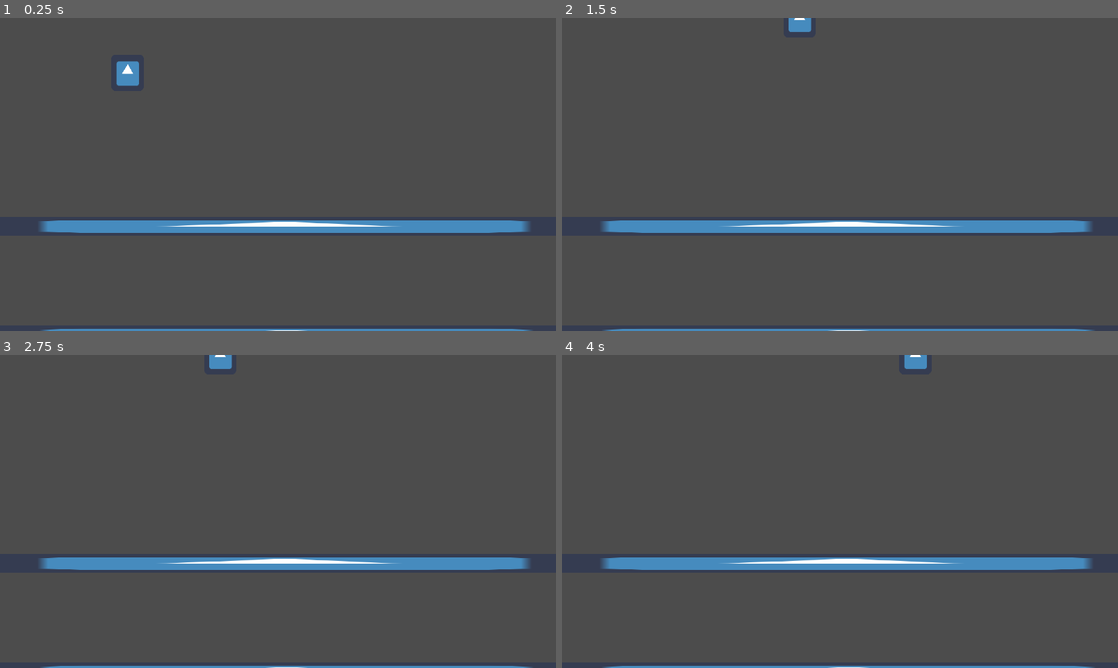
Above: before the commit, frames 1-4 (two rows, left to right).
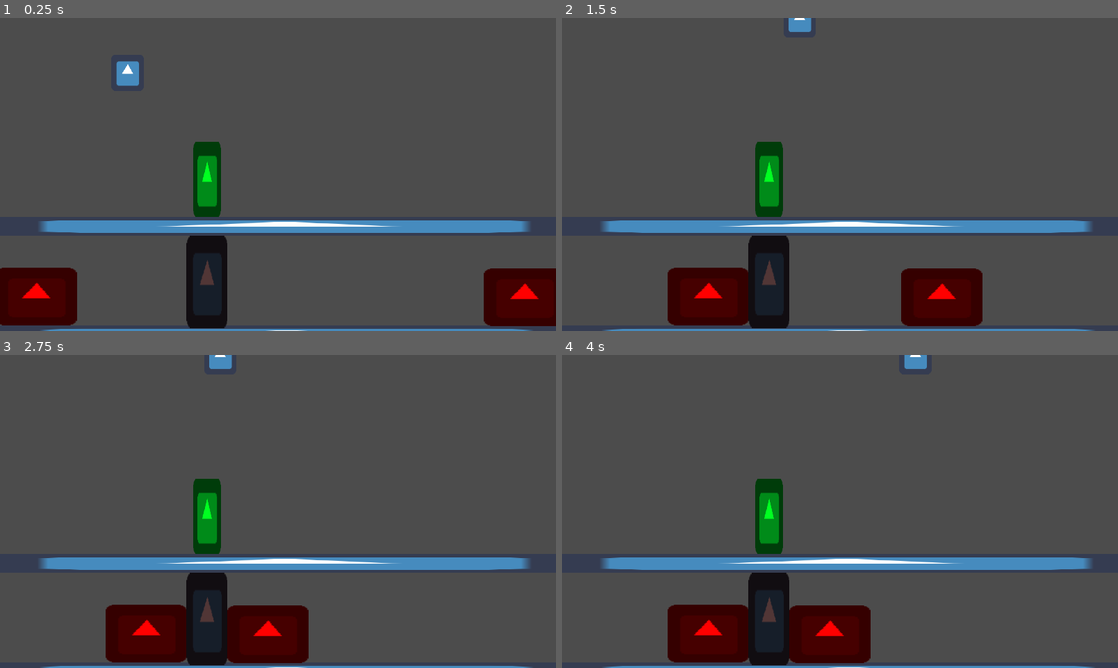
Above: after the commit, the same moments.

Repository: TheGenericAccount/Rye-Granny-Roots-Bugs
Game: Godot game, scene res://Enemies/EnemyTest.tscn
Two runs of this game, one before a commit and one after it. Both use one fixed random seed, a clock stepped at 60 frames per second and the inputs below. This scene is started directly instead of the project's main scene. The engine's default icon, where the game draws it, is replaced by a stand-in: a white triangle on a blue panel in a dark square.
Inputs:
- Up to frame 1 (0.25 s): no input
- Up to frame 2 (1.5 s): hold Up (ui_up) 0.53-1.28 s; hold Right (ui_right) from 0.53 s (still down); tap Up (ui_up) at 1.35 s
- Up to frame 3 (2.75 s): tap Up (ui_up) at 1.52, 1.82 s; release Right (ui_right) at 2.03 s; hold Left (ui_left) from 2.03 s (still down); hold Up (ui_up) from 2.03 s (still down)
- Up to frame 4 (4 s): release Left (ui_left) at 2.78 s; release Up (ui_up) at 2.78 s; hold Right (ui_right) from 2.78 s (still down); tap Up (ui_up) at 2.85, 3.02, 3.32 s; hold Up (ui_up) from 3.53 s (still down)

The runs differ from the first frame. In frame 1, 8.2% of the frame differs, in the area x 0-100%, y 39-100%; in frame 2, 8.6%, in the area x 19-76%, y 39-100%; in frame 3, 8.6%; in frame 4, 8.6%.

Commit message:
added enemy prototypes

Diff:
--- /dev/null
+++ b/Enemies/Bug.gd
@@ -0,0 +1,71 @@
+extends KinematicBody2D
+enum Direction{
+	left=-1, right=1
+}
+
+enum State{
+	moving, attacking
+}
+
+export (Direction) var move_dir=Direction.right
+export (float) var speed=150
+export (float) var damage=10
+
+var curr_state=State.moving
+var target=null
+# Declare member variables here. Examples:
+# var a = 2
+# var b = "text"
+
+
+# Called when the node enters the scene tree for the first time.
+var velocity=Vector2.ZERO
+
+func updateState():
+	match curr_state:
+		State.moving:
+			velocity.x=speed*move_dir
+		State.attacking:
+			velocity.x=0
+
+func _ready():
+	updateState()
+
+# Called every frame. 'delta' is the elapsed time since the previous frame.
+func _physics_process(delta):
+	move_and_collide(velocity*delta)
+
+
+func _on_DetectionRight_area_entered(area):
+	curr_state=State.attacking
+	move_dir=Direction.right
+	target=area.get_parent()
+	$AttackTimer.start()
+	updateState()
+
+
+func _on_DetectionLeft_area_entered(area):
+	curr_state=State.attacking
+	move_dir=Direction.left
+	target=area.get_parent()
+	$AttackTimer.start()
+	updateState()
+
+func stopAttack():
+	$AttackTimer.stop()
+	curr_state=State.moving
+	updateState()
+
+func _on_DetectionRight_area_exited(area):
+	stopAttack()
+
+
+func _on_DetectionLeft_area_exited(area):
+	stopAttack()
+
+func _on_AttackTimer_timeout():
+	#TODO animate
+	if !is_instance_valid(target) or !target.has_method("damage"):
+		stopAttack()
+		return
+	target.damage(damage)
--- /dev/null
+++ b/Enemies/Bug.tscn
@@ -0,0 +1,52 @@
+[gd_scene load_steps=5 format=2]
+
+[ext_resource path="res://icon.png" type="Texture" id=1]
+[ext_resource path="res://Enemies/Bug.gd" type="Script" id=2]
+
+[sub_resource type="RectangleShape2D" id=1]
+extents = Vector2( 32, 31.5 )
+
+[sub_resource type="RectangleShape2D" id=2]
+extents = Vector2( 1.19318, 31.7934 )
+
+[node name="Bug" type="KinematicBody2D"]
+scale = Vector2( 4.4, 3.11385 )
+collision_layer = 8
+script = ExtResource( 2 )
+__meta__ = {
+"_edit_group_": true
+}
+speed = 400.0
+
+[node name="Sprite" type="Sprite" parent="."]
+self_modulate = Color( 1, 0, 0, 1 )
+texture = ExtResource( 1 )
+
+[node name="CollisionShape2D" type="CollisionShape2D" parent="."]
+position = Vector2( 0, -0.5 )
+shape = SubResource( 1 )
+
+[node name="DetectionRight" type="Area2D" parent="."]
+position = Vector2( 42.5, -0.642292 )
+collision_layer = 8
+collision_mask = 4
+
+[node name="CollisionShape2D" type="CollisionShape2D" parent="DetectionRight"]
+position = Vector2( -11.1932, 0 )
+shape = SubResource( 2 )
+
+[node name="DetectionLeft" type="Area2D" parent="."]
+position = Vector2( -30.9091, -0.642292 )
+collision_layer = 8
+collision_mask = 4
+
+[node name="CollisionShape2D" type="CollisionShape2D" parent="DetectionLeft"]
+shape = SubResource( 2 )
+
+[node name="AttackTimer" type="Timer" parent="."]
+
+[connection signal="area_entered" from="DetectionRight" to="." method="_on_DetectionRight_area_entered"]
+[connection signal="area_exited" from="DetectionRight" to="." method="_on_DetectionRight_area_exited"]
+[connection signal="area_entered" from="DetectionLeft" to="." method="_on_DetectionLeft_area_entered"]
+[connection signal="area_exited" from="DetectionLeft" to="." method="_on_DetectionLeft_area_exited"]
+[connection signal="timeout" from="AttackTimer" to="." method="_on_AttackTimer_timeout"]
--- a/Enemies/EnemyTest.tscn
+++ b/Enemies/EnemyTest.tscn
@@ -1,7 +1,9 @@
-[gd_scene load_steps=3 format=2]
+[gd_scene load_steps=5 format=2]
 
 [ext_resource path="res://Player/Player.tscn" type="PackedScene" id=1]
 [ext_resource path="res://Objects/Terrain.tscn" type="PackedScene" id=2]
+[ext_resource path="res://Enemies/Bug.tscn" type="PackedScene" id=3]
+[ext_resource path="res://Plants/Plant.tscn" type="PackedScene" id=4]
 
 [node name="Root" type="Node2D"]
 
@@ -9,3 +11,17 @@
 position = Vector2( 442, 162 )
 
 [node name="Terrain" parent="." instance=ExtResource( 2 )]
+
+[node name="Enemies" type="Node2D" parent="."]
+
+[node name="Bug" parent="Enemies" instance=ExtResource( 3 )]
+position = Vector2( 25, 961 )
+
+[node name="Bug2" parent="Enemies" instance=ExtResource( 3 )]
+position = Vector2( 1911, 965 )
+move_dir = -1
+
+[node name="Plants" type="Node2D" parent="."]
+
+[node name="Plant" parent="Plants" instance=ExtResource( 4 )]
+position = Vector2( 712, 687 )
--- /dev/null
+++ b/Plants/Plant.gd
@@ -0,0 +1,26 @@
+extends Node2D
+
+export (float) var health=100
+# Declare member variables here. Examples:
+# var a = 2
+# var b = "text"
+
+
+# Called when the node enters the scene tree for the first time.
+func _ready():
+	pass # Replace with function body.
+
+
+# Called every frame. 'delta' is the elapsed time since the previous frame.
+#func _process(delta):
+#	pass
+
+func updateHealth():
+	pass #TODO add visual feedback
+
+func damage(amount):
+	health-=amount
+	print_debug(name, " health left", health)
+	if health<0:
+		queue_free()
+		#TODO visual feedback
--- /dev/null
+++ b/Plants/Plant.tscn
@@ -0,0 +1,39 @@
+[gd_scene load_steps=5 format=2]
+
+[ext_resource path="res://icon.png" type="Texture" id=1]
+[ext_resource path="res://Plants/Plant.gd" type="Script" id=2]
+
+[sub_resource type="RectangleShape2D" id=1]
+extents = Vector2( 70, 138 )
+
+[sub_resource type="RectangleShape2D" id=2]
+extents = Vector2( 70.5, 160.25 )
+
+[node name="Plant" type="Node2D"]
+script = ExtResource( 2 )
+
+[node name="Top" type="Area2D" parent="."]
+
+[node name="Sprite" type="Sprite" parent="Top"]
+modulate = Color( 0, 1, 0.133333, 1 )
+position = Vector2( 3, -130 )
+scale = Vector2( 1.5, 4.0625 )
+texture = ExtResource( 1 )
+
+[node name="CollisionShape2D" type="CollisionShape2D" parent="Top"]
+position = Vector2( 3, -139 )
+shape = SubResource( 1 )
+
+[node name="Roots" type="Area2D" parent="."]
+collision_layer = 4
+collision_mask = 0
+
+[node name="Sprite" type="Sprite" parent="Roots"]
+self_modulate = Color( 0.321569, 0.215686, 0.215686, 1 )
+position = Vector2( 3, 224 )
+scale = Vector2( 2.21094, 4.99219 )
+texture = ExtResource( 1 )
+
+[node name="CollisionShape2D" type="CollisionShape2D" parent="Roots"]
+position = Vector2( 3, 223.25 )
+shape = SubResource( 2 )
--- a/Player/Player.tscn
+++ b/Player/Player.tscn
@@ -8,6 +8,9 @@
 
 [node name="Player" type="KinematicBody2D"]
 script = ExtResource( 2 )
+__meta__ = {
+"_edit_group_": true
+}
 
 [node name="CollisionShape2D" type="CollisionShape2D" parent="."]
 position = Vector2( -0.999847, 0.000152588 )
--- a/project.godot
+++ b/project.godot
@@ -27,6 +27,37 @@
 
 common/drop_mouse_on_gui_input_disabled=true
 
+[input]
+
+ui_left={
+"deadzone": 0.5,
+"events": [ Object(InputEventKey,"resource_local_to_scene":false,"resource_name":"","device":0,"alt":false,"shift":false,"control":false,"meta":false,"command":false,"pressed":false,"scancode":16777231,"physical_scancode":0,"unicode":0,"echo":false,"script":null)
+, Object(InputEventJoypadButton,"resource_local_to_scene":false,"resource_name":"","device":0,"button_index":14,"pressure":0.0,"pressed":false,"script":null)
+, Object(InputEventKey,"resource_local_to_scene":false,"resource_name":"","device":0,"alt":false,"shift":false,"control":false,"meta":false,"command":false,"pressed":false,"scancode":0,"physical_scancode":65,"unicode":0,"echo":false,"script":null)
+ ]
+}
+ui_right={
+"deadzone": 0.5,
+"events": [ Object(InputEventKey,"resource_local_to_scene":false,"resource_name":"","device":0,"alt":false,"shift":false,"control":false,"meta":false,"command":false,"pressed":false,"scancode":16777233,"physical_scancode":0,"unicode":0,"echo":false,"script":null)
+, Object(InputEventJoypadButton,"resource_local_to_scene":false,"resource_name":"","device":0,"button_index":15,"pressure":0.0,"pressed":false,"script":null)
+, Object(InputEventKey,"resource_local_to_scene":false,"resource_name":"","device":0,"alt":false,"shift":false,"control":false,"meta":false,"command":false,"pressed":false,"scancode":0,"physical_scancode":68,"unicode":0,"echo":false,"script":null)
+ ]
+}
+ui_up={
+"deadzone": 0.5,
+"events": [ Object(InputEventKey,"resource_local_to_scene":false,"resource_name":"","device":0,"alt":false,"shift":false,"control":false,"meta":false,"command":false,"pressed":false,"scancode":16777232,"physical_scancode":0,"unicode":0,"echo":false,"script":null)
+, Object(InputEventJoypadButton,"resource_local_to_scene":false,"resource_name":"","device":0,"button_index":12,"pressure":0.0,"pressed":false,"script":null)
+, Object(InputEventKey,"resource_local_to_scene":false,"resource_name":"","device":0,"alt":false,"shift":false,"control":false,"meta":false,"command":false,"pressed":false,"scancode":0,"physical_scancode":87,"unicode":0,"echo":false,"script":null)
+ ]
+}
+ui_down={
+"deadzone": 0.5,
+"events": [ Object(InputEventKey,"resource_local_to_scene":false,"resource_name":"","device":0,"alt":false,"shift":false,"control":false,"meta":false,"command":false,"pressed":false,"scancode":16777234,"physical_scancode":0,"unicode":0,"echo":false,"script":null)
+, Object(InputEventJoypadButton,"resource_local_to_scene":false,"resource_name":"","device":0,"button_index":13,"pressure":0.0,"pressed":false,"script":null)
+, Object(InputEventKey,"resource_local_to_scene":false,"resource_name":"","device":0,"alt":false,"shift":false,"control":false,"meta":false,"command":false,"pressed":false,"scancode":0,"physical_scancode":83,"unicode":0,"echo":false,"script":null)
+ ]
+}
+
 [physics]
 
 common/enable_pause_aware_picking=true
